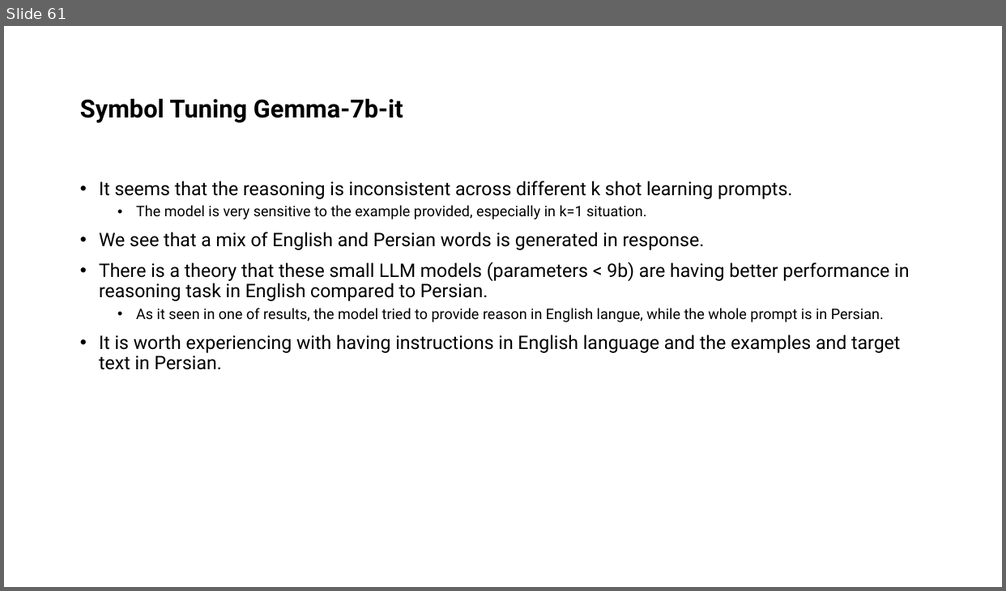
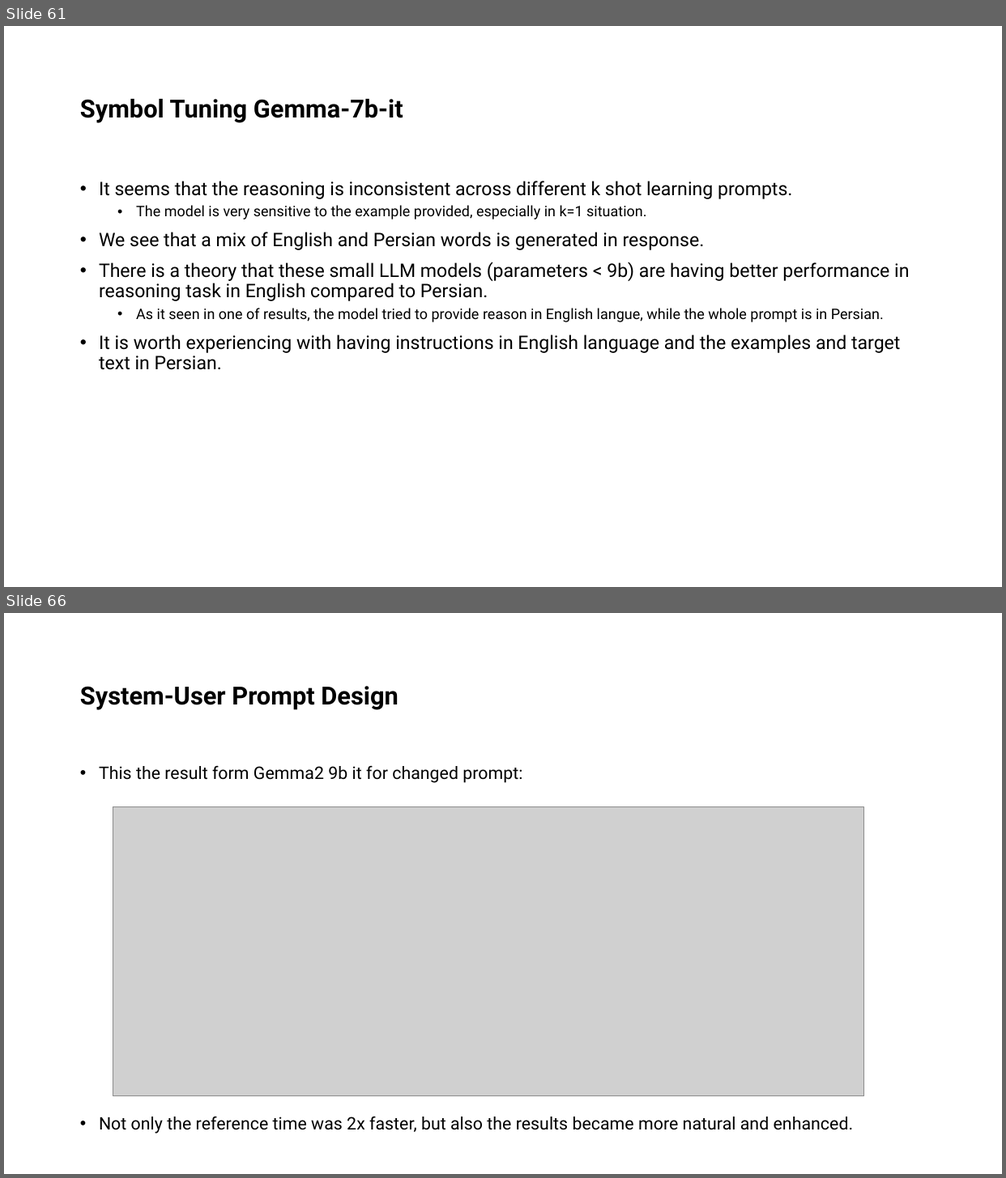
Before and after one commit to ShayanSalehi81/BachelorProject, a slide deck: Slides/Symbol Tuning.pptx. Shown one above the other, each under a label of ours: slide 61 before the commit, slides 61 and 66 after it; the slides between them are not shown. The pictures are 1006x591 and 1006x1178 pixels, drawn with LibreOffice and Linux fonts; fonts in the diff are those of the drawing; grey boxes stand for pictures. Boxes give left, top, right and bottom in pixels: in the first picture for what was removed or moved away, otherwise in the second. Text is boxed around its words. In the diff, an @@ line names an element or a change of style, - is before the commit and + after.

Commit message:
Add System-User Prompt & Result

```diff
--- a/Slides/Symbol Tuning.pptx
+++ b/Slides/Symbol Tuning.pptx
@@ slide 66 added at (x1=4, y1=613, x2=1002, y2=1174), background #FFFFFF @@
@@ title added at (x1=80, y1=686, x2=398, y2=710), 24 pt, text #000000, bold @@
+System-User Prompt Design
@@ text added at (x1=99, y1=766, x2=854, y2=1134), 16.6 pt, text #000000 @@
+• This the result form Gemma2 9b it for changed prompt:
+• Not only the reference time was 2x faster, but also the results became more natural and enhanced.
@@ picture added at (x1=113, y1=807, x2=864, y2=1097) @@
```
Also in this commit, not shown: 5 other slides added, 5 other files.
